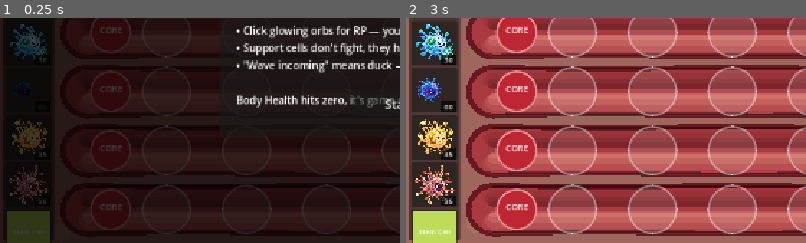
Above: before the commit, frames 1-2 (left to right).
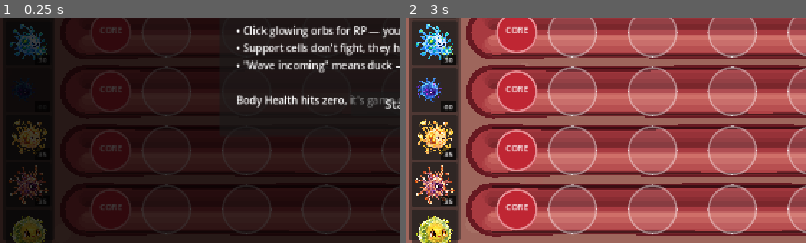
Above: after the commit, the same moments.

Repository: Monika0414/Immunatorium
Game: Godot game, scene res://scenes/Main.tscn
Two runs of this game, one before a commit and one after it. Both use one fixed random seed, a clock stepped at 60 frames per second and the inputs below.
Inputs:
- Up to frame 1 (0.25 s): no input
- Up to frame 2 (3 s): click "Restart Level" at 0.5 s; click "Restart Level" at 1.25 s; click "Restart Level" at 2 s; click "Start" at 2.75 s
The pictures show only the part of the screen within x 0-50%, y 50-100%; the shares and areas given below are measured in that part.

The runs differ from the first frame. In frame 1, 0.9% of the frame differs, in the area x 1-13%, y 85-100%; in frame 2, 1.5%.

Commit message:
Add Stem Cell art

Diff:
--- a/autoload/GameData.gd
+++ b/autoload/GameData.gd
@@ -28,7 +28,7 @@
 	# more resources over time" has a real basis, not just a game abstraction.
 	# Cheap relative to attackers (mirrors Sunflower costing half a Peashooter)
 	# to reward early economy investment.
-	DefenderType.STEM_CELL: {"hp": 15.0, "power": 0.0, "attack_rate": 0.0, "range": 0, "cost": 30, "color": Color8(190, 220, 90), "produces_orb_interval": 14.0, "produces_orb_amount": 12},
+	DefenderType.STEM_CELL: {"hp": 15.0, "power": 0.0, "attack_rate": 0.0, "range": 0, "cost": 30, "color": Color8(190, 220, 90), "produces_orb_interval": 14.0, "produces_orb_amount": 12, "sprite": "res://art/defenders/stem_cell_idle.png"},
 	# Not in DEFENDER_ROSTER yet (main.gd) — spec 2.2 stats filled in now so
 	# adding them to the roster later really is "a single line", matching
 	# TYPE_MULTIPLIER/DEFENDER_NAMES/DEFENDER_ABILITIES, which already had
Binary file added: art/defenders/stem_cell_idle.png
Not shown, added: art/defenders/stem_cell_idle.png.import
Not shown, changed: docs/index.html
Not shown, changed: docs/index.pck
